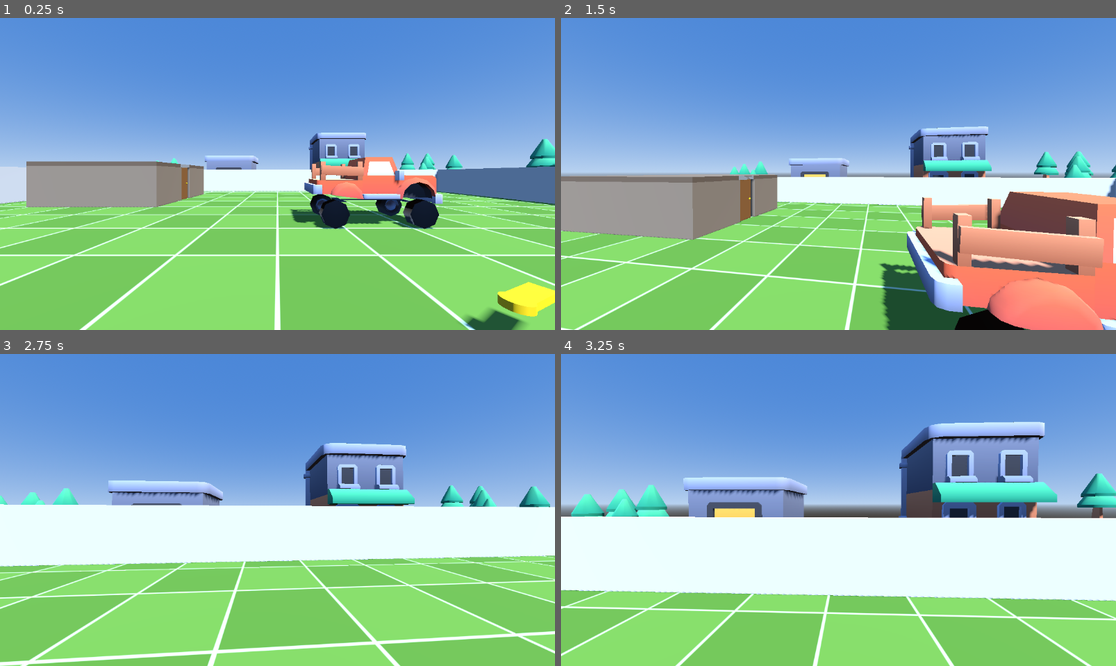
Above: before the commit, frames 1-4 (two rows, left to right).
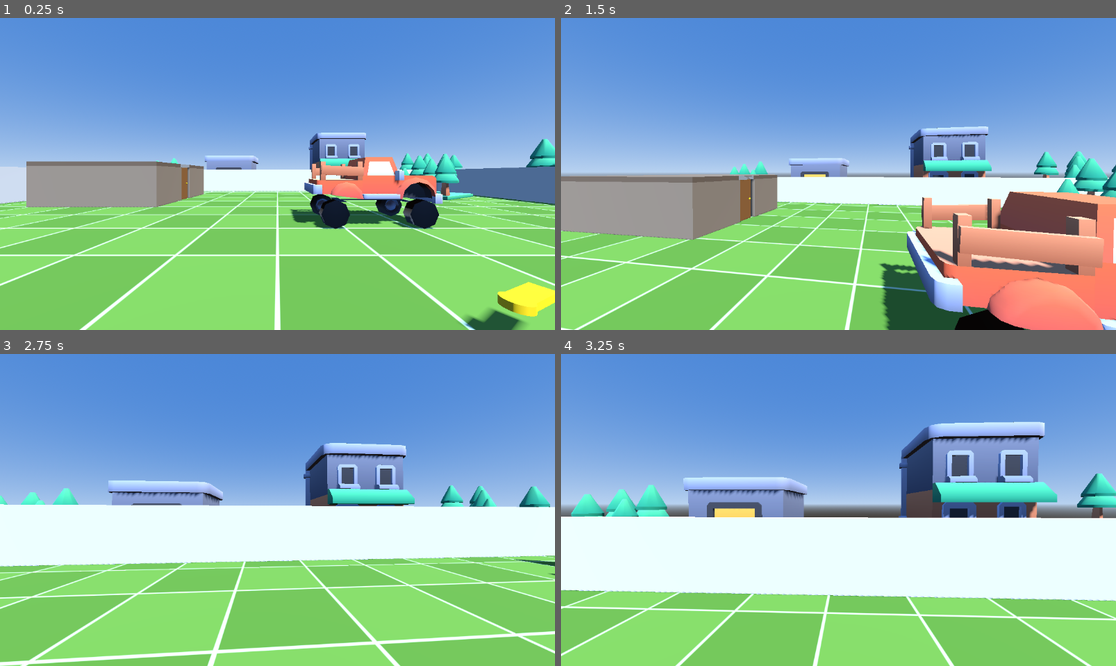
Above: after the commit, the same moments.

Repository: krasking94/GodotAI
Game: Godot game, scene res://scenes/yard.tscn
Same seed, same stepped clock (60 frames per second), same inputs: the game is played once before the commit and once after it.
Inputs (mouse positions are in pixels of both pictures, inside the frame that each line leads up to):
- Up to frame 1 (0.25 s): no input
- Up to frame 2 (1.5 s): tap Enter at 0.5 s; move the mouse to (866, 174) at 0.52 s; hold R 0.53-1.28 s; hold W from 0.53 s (still down); tap Space at 0.77 s; move the mouse to (810, 174) at 1.27 s; tap E at 1.35 s
- Up to frame 3 (2.75 s): keep holding W; tap Space at 1.52 s; move the mouse to (288, 503) at 2.02 s; hold Shift from 2.03 s (still down)
- Up to frame 4 (3.25 s): keep holding W; move the mouse to (832, 516) at 2.77 s; release Shift at 2.78 s; tap R at 2.85 s; tap Space at 3.02 s

The runs differ from the first frame. In frame 1, 0.6% of the frame differs, in the area x 72-86%, y 43-59%; in frame 2, 0.7%, in the area x 89-100%, y 44-58%; in frame 3, less than 0.1%; in frame 4, nothing differs.

Commit message:
Этап C, срез 2: твёрдые модели — фонтан и деревья внутри двора
game/prop.gd на корне экземпляра .glb строит при запуске точные формы
столкновений по мешам модели (create_trimesh_collision); solid=false
оставляет декорацию без форм. Во дворе фонтан и два новых дерева
внутри стен твёрдые, домики и деревья снаружи — нет.
Проверено headless: персонаж упирается в фонтан и дерево.

Co-Authored-By: Claude Fable 5.1 <noreply@anthropic.com>
Claude-Session: https://claude.ai/code/session_01D6HxsZd3ucF4daBZgGArQk

Diff:
--- /dev/null
+++ b/game/prop.gd
@@ -0,0 +1,20 @@
+extends Node3D
+
+## Декорация из готовой модели (glTF), в которую нельзя пройти: при запуске каждому мешу модели
+## добавляется точная форма столкновений по его геометрии (create_trimesh_collision), так что
+## персонаж и машина упираются в фонтан, домик или дерево, а не проходят сквозь них.
+## Вешается на корень экземпляра модели: {"op": "instance", "scene": "res://assets/kenney/city/pavement-fountain.glb",
+## "props": {"script": "res://game/prop.gd"}}. solid = false оставляет модель «призраком» (декорация вдали).
+## В выводе строка «Предмет «Fountain»: столкновения для N мешей», по ней ИИ видит, что формы созданы.
+
+@export var solid := true
+
+
+func _ready() -> void:
+	if not solid:
+		return
+	var count := 0
+	for mesh in find_children("*", "MeshInstance3D", true, false):
+		(mesh as MeshInstance3D).create_trimesh_collision()
+		count += 1
+	print("Предмет «%s»: столкновения для %d мешей" % [name, count])
--- a/scenes/yard.tscn
+++ b/scenes/yard.tscn
@@ -15,6 +15,7 @@
 [ext_resource type="Script" uid="uid://bpx6yd3c6b1pc" path="res://game/save_manager.gd" id="13_bku8j"]
 [ext_resource type="Script" uid="uid://cssh2poptibyp" path="res://game/pause_menu.gd" id="14_abdi2"]
 [ext_resource type="PackedScene" uid="uid://d22liwempgjn3" path="res://assets/kenney/city/building-small-a.glb" id="15_ww0r3"]
+[ext_resource type="Script" uid="uid://bccy76eaw160i" path="res://game/prop.gd" id="16_dp27a"]
 [ext_resource type="PackedScene" uid="uid://bwfx6wci0i1ee" path="res://assets/kenney/city/building-small-b.glb" id="16_s6g1y"]
 [ext_resource type="PackedScene" uid="uid://domli27pleghx" path="res://assets/kenney/city/building-small-c.glb" id="17_dp27a"]
 [ext_resource type="PackedScene" uid="uid://bcnxvuwjdmlxk" path="res://assets/kenney/city/building-small-d.glb" id="18_inla5"]
@@ -32,22 +33,12 @@
 shader_parameter/cell = 2.0
 shader_parameter/line_width = 0.06
 
-[sub_resource type="PlaneMesh" id="PlaneMesh_s6g1y"]
-material = SubResource("ShaderMaterial_ww0r3")
+[sub_resource type="PlaneMesh" id="PlaneMesh_h3qbg"]
+material = SubResource("ShaderMaterial_inla5")
 size = Vector2(30, 30)
 
-[sub_resource type="BoxShape3D" id="BoxShape3D_dp27a"]
+[sub_resource type="BoxShape3D" id="BoxShape3D_c7pkx"]
 size = Vector3(30, 0.2, 30)
-
-[sub_resource type="StandardMaterial3D" id="StandardMaterial3D_inla5"]
-albedo_color = Color(0.8392157, 0.8392157, 0.8392157, 1)
-
-[sub_resource type="BoxMesh" id="BoxMesh_h3qbg"]
-material = SubResource("StandardMaterial3D_inla5")
-size = Vector3(30.3, 2, 0.3)
-
-[sub_resource type="BoxShape3D" id="BoxShape3D_c7pkx"]
-size = Vector3(30.3, 2, 0.3)
 
 [sub_resource type="StandardMaterial3D" id="StandardMaterial3D_jwolp"]
 albedo_color = Color(0.8392157, 0.8392157, 0.8392157, 1)
@@ -64,10 +55,10 @@
 
 [sub_resource type="BoxMesh" id="BoxMesh_0knqs"]
 material = SubResource("StandardMaterial3D_8sqyj")
-size = Vector3(0.3, 2, 30)
+size = Vector3(30.3, 2, 0.3)
 
 [sub_resource type="BoxShape3D" id="BoxShape3D_4iv1a"]
-size = Vector3(0.3, 2, 30)
+size = Vector3(30.3, 2, 0.3)
 
 [sub_resource type="StandardMaterial3D" id="StandardMaterial3D_m6wr8"]
 albedo_color = Color(0.8392157, 0.8392157, 0.8392157, 1)
@@ -80,14 +71,14 @@
 size = Vector3(0.3, 2, 30)
 
 [sub_resource type="StandardMaterial3D" id="StandardMaterial3D_8i7i7"]
-albedo_color = Color(0.5529412, 0.48235294, 0.40784314, 1)
+albedo_color = Color(0.8392157, 0.8392157, 0.8392157, 1)
 
 [sub_resource type="BoxMesh" id="BoxMesh_8s3yj"]
 material = SubResource("StandardMaterial3D_8i7i7")
-size = Vector3(6.3, 2, 0.3)
+size = Vector3(0.3, 2, 30)
 
 [sub_resource type="BoxShape3D" id="BoxShape3D_cl0d2"]
-size = Vector3(6.3, 2, 0.3)
+size = Vector3(0.3, 2, 30)
 
 [sub_resource type="StandardMaterial3D" id="StandardMaterial3D_57nd7"]
 albedo_color = Color(0.5529412, 0.48235294, 0.40784314, 1)
@@ -104,20 +95,20 @@
 
 [sub_resource type="BoxMesh" id="BoxMesh_6oach"]
 material = SubResource("StandardMaterial3D_oc7tn")
-size = Vector3(0.3, 2, 6)
+size = Vector3(6.3, 2, 0.3)
 
 [sub_resource type="BoxShape3D" id="BoxShape3D_3k1kn"]
-size = Vector3(0.3, 2, 6)
+size = Vector3(6.3, 2, 0.3)
 
 [sub_resource type="StandardMaterial3D" id="StandardMaterial3D_ueyqa"]
 albedo_color = Color(0.5529412, 0.48235294, 0.40784314, 1)
 
 [sub_resource type="BoxMesh" id="BoxMesh_36wff"]
 material = SubResource("StandardMaterial3D_ueyqa")
-size = Vector3(0.3, 2, 2.4)
+size = Vector3(0.3, 2, 6)
 
 [sub_resource type="BoxShape3D" id="BoxShape3D_vkdtb"]
-size = Vector3(0.3, 2, 2.4)
+size = Vector3(0.3, 2, 6)
 
 [sub_resource type="StandardMaterial3D" id="StandardMaterial3D_f8sjg"]
 albedo_color = Color(0.5529412, 0.48235294, 0.40784314, 1)
@@ -130,143 +121,153 @@
 size = Vector3(0.3, 2, 2.4)
 
 [sub_resource type="StandardMaterial3D" id="StandardMaterial3D_bd664"]
-albedo_color = Color(0.43137255, 0.35686275, 0.2901961, 1)
+albedo_color = Color(0.5529412, 0.48235294, 0.40784314, 1)
 
 [sub_resource type="BoxMesh" id="BoxMesh_sbb3t"]
 material = SubResource("StandardMaterial3D_bd664")
+size = Vector3(0.3, 2, 2.4)
+
+[sub_resource type="BoxShape3D" id="BoxShape3D_noe4s"]
+size = Vector3(0.3, 2, 2.4)
+
+[sub_resource type="StandardMaterial3D" id="StandardMaterial3D_rfmk0"]
+albedo_color = Color(0.43137255, 0.35686275, 0.2901961, 1)
+
+[sub_resource type="BoxMesh" id="BoxMesh_h0et0"]
+material = SubResource("StandardMaterial3D_rfmk0")
 size = Vector3(6.3, 0.2, 6.3)
 
-[sub_resource type="ProceduralSkyMaterial" id="ProceduralSkyMaterial_noe4s"]
+[sub_resource type="ProceduralSkyMaterial" id="ProceduralSkyMaterial_vp8kn"]
 sky_top_color = Color(0.2901961, 0.5254902, 0.84705883, 1)
 sky_horizon_color = Color(0.72156864, 0.8235294, 0.9411765, 1)
 ground_horizon_color = Color(0.72156864, 0.8235294, 0.9411765, 1)
 
-[sub_resource type="Sky" id="Sky_rfmk0"]
-sky_material = SubResource("ProceduralSkyMaterial_noe4s")
-
-[sub_resource type="Environment" id="Environment_h0et0"]
+[sub_resource type="Sky" id="Sky_hm3pw"]
+sky_material = SubResource("ProceduralSkyMaterial_vp8kn")
+
+[sub_resource type="Environment" id="Environment_ptw7g"]
 background_mode = 2
-sky = SubResource("Sky_rfmk0")
+sky = SubResource("Sky_hm3pw")
 ambient_light_source = 3
 ambient_light_energy = 1.3
 
-[sub_resource type="CapsuleShape3D" id="CapsuleShape3D_vp8kn"]
+[sub_resource type="CapsuleShape3D" id="CapsuleShape3D_ne1rn"]
 radius = 0.4
 height = 1.8
 
-[node name="Yard" type="Node3D" unique_id=1355020567]
+[node name="Yard" type="Node3D" unique_id=1314969383]
 script = ExtResource("1_e7vks")
 
-[node name="Ground" type="StaticBody3D" parent="." unique_id=662051531]
-
-[node name="Mesh" type="MeshInstance3D" parent="Ground" unique_id=594670972]
-mesh = SubResource("PlaneMesh_s6g1y")
-
-[node name="Shape" type="CollisionShape3D" parent="Ground" unique_id=2039888789]
+[node name="Ground" type="StaticBody3D" parent="." unique_id=1327220439]
+
+[node name="Mesh" type="MeshInstance3D" parent="Ground" unique_id=220496797]
+mesh = SubResource("PlaneMesh_h3qbg")
+
+[node name="Shape" type="CollisionShape3D" parent="Ground" unique_id=1920153775]
 transform = Transform3D(1, 0, 0, 0, 1, 0, 0, 0, 1, 0, -0.1, 0)
-shape = SubResource("BoxShape3D_dp27a")
-
-[node name="WallNorth" type="StaticBody3D" parent="." unique_id=39470137]
+shape = SubResource("BoxShape3D_c7pkx")
+
+[node name="WallNorth" type="StaticBody3D" parent="." unique_id=1270407565]
 transform = Transform3D(1, 0, 0, 0, 1, 0, 0, 0, 1, 0, 1, -15)
 
-[node name="Mesh" type="MeshInstance3D" parent="WallNorth" unique_id=1969872539]
-mesh = SubResource("BoxMesh_h3qbg")
-
-[node name="Shape" type="CollisionShape3D" parent="WallNorth" unique_id=448194094]
-shape = SubResource("BoxShape3D_c7pkx")
-
-[node name="WallSouth" type="StaticBody3D" parent="." unique_id=1584951674]
+[node name="Mesh" type="MeshInstance3D" parent="WallNorth" unique_id=627082416]
+mesh = SubResource("BoxMesh_aqhp8")
+
+[node name="Shape" type="CollisionShape3D" parent="WallNorth" unique_id=1658752108]
+shape = SubResource("BoxShape3D_wo4lh")
+
+[node name="WallSouth" type="StaticBody3D" parent="." unique_id=461767243]
 transform = Transform3D(1, 0, 0, 0, 1, 0, 0, 0, 1, 0, 1, 15)
 
-[node name="Mesh" type="MeshInstance3D" parent="WallSouth" unique_id=233317086]
-mesh = SubResource("BoxMesh_aqhp8")
-
-[node name="Shape" type="CollisionShape3D" parent="WallSouth" unique_id=1236483271]
-shape = SubResource("BoxShape3D_wo4lh")
-
-[node name="WallEast" type="StaticBody3D" parent="." unique_id=253729990]
+[node name="Mesh" type="MeshInstance3D" parent="WallSouth" unique_id=89357869]
+mesh = SubResource("BoxMesh_0knqs")
+
+[node name="Shape" type="CollisionShape3D" parent="WallSouth" unique_id=1684936868]
+shape = SubResource("BoxShape3D_4iv1a")
+
+[node name="WallEast" type="StaticBody3D" parent="." unique_id=1932898083]
 transform = Transform3D(1, 0, 0, 0, 1, 0, 0, 0, 1, 15, 1, 0)
 
-[node name="Mesh" type="MeshInstance3D" parent="WallEast" unique_id=514924214]
-mesh = SubResource("BoxMesh_0knqs")
-
-[node name="Shape" type="CollisionShape3D" parent="WallEast" unique_id=1901350348]
-shape = SubResource("BoxShape3D_4iv1a")
-
-[node name="WallWest" type="StaticBody3D" parent="." unique_id=2104926142]
+[node name="Mesh" type="MeshInstance3D" parent="WallEast" unique_id=1249257200]
+mesh = SubResource("BoxMesh_xd6nr")
+
+[node name="Shape" type="CollisionShape3D" parent="WallEast" unique_id=1696146736]
+shape = SubResource("BoxShape3D_cpjyy")
+
+[node name="WallWest" type="StaticBody3D" parent="." unique_id=990244723]
 transform = Transform3D(1, 0, 0, 0, 1, 0, 0, 0, 1, -15, 1, 0)
 
-[node name="Mesh" type="MeshInstance3D" parent="WallWest" unique_id=930341419]
-mesh = SubResource("BoxMesh_xd6nr")
-
-[node name="Shape" type="CollisionShape3D" parent="WallWest" unique_id=905933675]
-shape = SubResource("BoxShape3D_cpjyy")
-
-[node name="ShedNorth" type="StaticBody3D" parent="." unique_id=651131605]
+[node name="Mesh" type="MeshInstance3D" parent="WallWest" unique_id=600388174]
+mesh = SubResource("BoxMesh_8s3yj")
+
+[node name="Shape" type="CollisionShape3D" parent="WallWest" unique_id=2125794109]
+shape = SubResource("BoxShape3D_cl0d2")
+
+[node name="ShedNorth" type="StaticBody3D" parent="." unique_id=5276317]
 transform = Transform3D(1, 0, 0, 0, 1, 0, 0, 0, 1, -9, 1, -12)
 
-[node name="Mesh" type="MeshInstance3D" parent="ShedNorth" unique_id=1144187481]
-mesh = SubResource("BoxMesh_8s3yj")
-
-[node name="Shape" type="CollisionShape3D" parent="ShedNorth" unique_id=1834581491]
-shape = SubResource("BoxShape3D_cl0d2")
-
-[node name="ShedSouth" type="StaticBody3D" parent="." unique_id=89897229]
+[node name="Mesh" type="MeshInstance3D" parent="ShedNorth" unique_id=537594270]
+mesh = SubResource("BoxMesh_m4rmd")
+
+[node name="Shape" type="CollisionShape3D" parent="ShedNorth" unique_id=968873743]
+shape = SubResource("BoxShape3D_egmj0")
+
+[node name="ShedSouth" type="StaticBody3D" parent="." unique_id=19011556]
 transform = Transform3D(1, 0, 0, 0, 1, 0, 0, 0, 1, -9, 1, -6)
 
-[node name="Mesh" type="MeshInstance3D" parent="ShedSouth" unique_id=318729071]
-mesh = SubResource("BoxMesh_m4rmd")
-
-[node name="Shape" type="CollisionShape3D" parent="ShedSouth" unique_id=2060410110]
-shape = SubResource("BoxShape3D_egmj0")
-
-[node name="ShedWest" type="StaticBody3D" parent="." unique_id=1847890575]
+[node name="Mesh" type="MeshInstance3D" parent="ShedSouth" unique_id=258485400]
+mesh = SubResource("BoxMesh_6oach")
+
+[node name="Shape" type="CollisionShape3D" parent="ShedSouth" unique_id=1708984145]
+shape = SubResource("BoxShape3D_3k1kn")
+
+[node name="ShedWest" type="StaticBody3D" parent="." unique_id=581208967]
 transform = Transform3D(1, 0, 0, 0, 1, 0, 0, 0, 1, -12, 1, -9)
 
-[node name="Mesh" type="MeshInstance3D" parent="ShedWest" unique_id=1393731017]
-mesh = SubResource("BoxMesh_6oach")
-
-[node name="Shape" type="CollisionShape3D" parent="ShedWest" unique_id=1076636766]
-shape = SubResource("BoxShape3D_3k1kn")
-
-[node name="ShedEastNorth" type="StaticBody3D" parent="." unique_id=1124134682]
+[node name="Mesh" type="MeshInstance3D" parent="ShedWest" unique_id=1929455233]
+mesh = SubResource("BoxMesh_36wff")
+
+[node name="Shape" type="CollisionShape3D" parent="ShedWest" unique_id=910184674]
+shape = SubResource("BoxShape3D_vkdtb")
+
+[node name="ShedEastNorth" type="StaticBody3D" parent="." unique_id=1726881812]
 transform = Transform3D(1, 0, 0, 0, 1, 0, 0, 0, 1, -6, 1, -10.8)
 
-[node name="Mesh" type="MeshInstance3D" parent="ShedEastNorth" unique_id=1412091194]
-mesh = SubResource("BoxMesh_36wff")
-
-[node name="Shape" type="CollisionShape3D" parent="ShedEastNorth" unique_id=922751554]
-shape = SubResource("BoxShape3D_vkdtb")
-
-[node name="ShedEastSouth" type="StaticBody3D" parent="." unique_id=1899039830]
+[node name="Mesh" type="MeshInstance3D" parent="ShedEastNorth" unique_id=1857085735]
+mesh = SubResource("BoxMesh_27nqw")
+
+[node name="Shape" type="CollisionShape3D" parent="ShedEastNorth" unique_id=685343429]
+shape = SubResource("BoxShape3D_lixlq")
+
+[node name="ShedEastSouth" type="StaticBody3D" parent="." unique_id=2136470222]
 transform = Transform3D(1, 0, 0, 0, 1, 0, 0, 0, 1, -6, 1, -7.2)
 
-[node name="Mesh" type="MeshInstance3D" parent="ShedEastSouth" unique_id=1898924712]
-mesh = SubResource("BoxMesh_27nqw")
-
-[node name="Shape" type="CollisionShape3D" parent="ShedEastSouth" unique_id=84382546]
-shape = SubResource("BoxShape3D_lixlq")
-
-[node name="ShedRoof" type="MeshInstance3D" parent="." unique_id=529930166]
+[node name="Mesh" type="MeshInstance3D" parent="ShedEastSouth" unique_id=244771567]
+mesh = SubResource("BoxMesh_sbb3t")
+
+[node name="Shape" type="CollisionShape3D" parent="ShedEastSouth" unique_id=793517402]
+shape = SubResource("BoxShape3D_noe4s")
+
+[node name="ShedRoof" type="MeshInstance3D" parent="." unique_id=1446928165]
 transform = Transform3D(1, 0, 0, 0, 1, 0, 0, 0, 1, -9, 2.1, -9)
-mesh = SubResource("BoxMesh_sbb3t")
-
-[node name="Lamp" type="DirectionalLight3D" parent="." unique_id=353635979]
+mesh = SubResource("BoxMesh_h0et0")
+
+[node name="Lamp" type="DirectionalLight3D" parent="." unique_id=270430131]
 transform = Transform3D(0.8660254, -0.38302222, 0.32139382, 0, 0.64278764, 0.76604444, -0.5, -0.66341394, 0.5566704, 0, 6, 0)
 shadow_enabled = true
 
-[node name="Sky" type="WorldEnvironment" parent="." unique_id=984207487]
-environment = SubResource("Environment_h0et0")
-
-[node name="Player" type="CharacterBody3D" parent="." unique_id=1971808782]
+[node name="Sky" type="WorldEnvironment" parent="." unique_id=1127056148]
+environment = SubResource("Environment_ptw7g")
+
+[node name="Player" type="CharacterBody3D" parent="." unique_id=1097410382]
 transform = Transform3D(1, 0, 0, 0, 1, 0, 0, 0, 1, 0, 1, 4)
 script = ExtResource("2_e3kx7")
 drive_camera = NodePath("../ChaseCamera")
 
-[node name="Shape" type="CollisionShape3D" parent="Player" unique_id=989641066]
-shape = SubResource("CapsuleShape3D_vp8kn")
-
-[node name="Camera" type="Camera3D" parent="Player" unique_id=116949170]
+[node name="Shape" type="CollisionShape3D" parent="Player" unique_id=1931507862]
+shape = SubResource("CapsuleShape3D_ne1rn")
+
+[node name="Camera" type="Camera3D" parent="Player" unique_id=848312699]
 transform = Transform3D(1, 0, 0, 0, 1, 0, 0, 0, 1, 0, 0.7, 0)
 current = true
 
@@ -278,7 +279,7 @@
 script = ExtResource("4_gkmhu")
 active = false
 
-[node name="ChaseCamera" type="Camera3D" parent="." unique_id=1693240522]
+[node name="ChaseCamera" type="Camera3D" parent="." unique_id=1770962006]
 script = ExtResource("5_0xw55")
 target = NodePath("../Car")
 
@@ -296,41 +297,70 @@
 script = ExtResource("12_6cedn")
 target = NodePath("../Lamp")
 
-[node name="SaveManager" type="Node" parent="." unique_id=635022991]
+[node name="SaveManager" type="Node" parent="." unique_id=806835160]
 script = ExtResource("13_bku8j")
 
-[node name="PauseMenu" type="CanvasLayer" parent="." unique_id=415416763]
+[node name="PauseMenu" type="CanvasLayer" parent="." unique_id=1956857778]
 script = ExtResource("14_abdi2")
 
 [node name="HouseA" type="Node3D" parent="." unique_id=836252246 instance=ExtResource("15_ww0r3")]
 transform = Transform3D(7, 0, 0, 0, 7, 0, 0, 0, 7, -24, 0, -6)
+script = ExtResource("16_dp27a")
+solid = false
 
 [node name="HouseB" type="Node3D" parent="." unique_id=1818481587 instance=ExtResource("16_s6g1y")]
 transform = Transform3D(7, 0, 0, 0, 7, 0, 0, 0, 7, -24, 0, 4)
+script = ExtResource("16_dp27a")
+solid = false
 
 [node name="HouseC" type="Node3D" parent="." unique_id=1035787117 instance=ExtResource("17_dp27a")]
 transform = Transform3D(-7, 0, -6.119594e-07, 0, 7, 0, 6.119594e-07, 0, -7, 24, 0, -2)
+script = ExtResource("16_dp27a")
+solid = false
 
 [node name="HouseD" type="Node3D" parent="." unique_id=173840832 instance=ExtResource("18_inla5")]
 transform = Transform3D(7, 0, 0, 0, 7, 0, 0, 0, 7, 8, 0, -24)
+script = ExtResource("16_dp27a")
+solid = false
 
 [node name="Garage" type="Node3D" parent="." unique_id=930960880 instance=ExtResource("19_h3qbg")]
 transform = Transform3D(7, 0, 0, 0, 7, 0, 0, 0, 7, -6, 0, -24)
+script = ExtResource("16_dp27a")
+solid = false
 
 [node name="TreesNE" type="Node3D" parent="." unique_id=531804180 instance=ExtResource("20_c7pkx")]
 transform = Transform3D(6, 0, 0, 0, 6, 0, 0, 0, 6, 24, 0, -12)
+script = ExtResource("16_dp27a")
+solid = false
 
 [node name="TreesSE" type="Node3D" parent="." unique_id=357522102 instance=ExtResource("21_jwolp")]
 transform = Transform3D(-2.6226832e-07, 0, 6, 0, 6, 0, -6, 0, -2.6226832e-07, 24, 0, 10)
-
-[node name="TreesSW" type="Node3D" parent="." unique_id=803434070 instance=ExtResource("20_c7pkx")]
+script = ExtResource("16_dp27a")
+solid = false
+
+[node name="TreesSW" type="Node3D" parent="." unique_id=151369941 instance=ExtResource("20_c7pkx")]
 transform = Transform3D(6, 0, 0, 0, 6, 0, 0, 0, 6, -24, 0, 12)
-
-[node name="TreesNW" type="Node3D" parent="." unique_id=1404620760 instance=ExtResource("21_jwolp")]
+script = ExtResource("16_dp27a")
+solid = false
+
+[node name="TreesNW" type="Node3D" parent="." unique_id=1609022679 instance=ExtResource("21_jwolp")]
 transform = Transform3D(6, 0, 0, 0, 6, 0, 0, 0, 6, -16, 0, -24)
-
-[node name="TreesN" type="Node3D" parent="." unique_id=287209563 instance=ExtResource("20_c7pkx")]
+script = ExtResource("16_dp27a")
+solid = false
+
+[node name="TreesN" type="Node3D" parent="." unique_id=759263916 instance=ExtResource("20_c7pkx")]
 transform = Transform3D(6, 0, 0, 0, 6, 0, 0, 0, 6, 20, 0, -24)
+script = ExtResource("16_dp27a")
+solid = false
 
 [node name="Fountain" type="Node3D" parent="." unique_id=1565907507 instance=ExtResource("22_aqhp8")]
 transform = Transform3D(5, 0, 0, 0, 5, 0, 0, 0, 5, 10, 0.02, 9)
+script = ExtResource("16_dp27a")
+
+[node name="TreesYardA" type="Node3D" parent="." unique_id=1739547629 instance=ExtResource("21_jwolp")]
+transform = Transform3D(3.4641016, 0, 2, 0, 4, 0, -2, 0, 3.4641016, -11, 0.02, 11)
+script = ExtResource("16_dp27a")
+
+[node name="TreesYardB" type="Node3D" parent="." unique_id=2147046645 instance=ExtResource("20_c7pkx")]
+transform = Transform3D(1.9999999, 0, -3.4641018, 0, 4, 0, 3.4641018, 0, 1.9999999, 11, 0.02, -11)
+script = ExtResource("16_dp27a")
--- a/tools/enginectl/examples/yard.json
+++ b/tools/enginectl/examples/yard.json
@@ -1,5 +1,5 @@
 {
-  "phrase": "Сделай двор под открытым небом: клетчатое поле  …(313 unchanged characters)… мики и деревья из готовых моделей Kenney",
+  "phrase": "Сделай двор под открытым небом: клетчатое поле  …(313 unchanged characters)… мики и деревья из готовых моделей Kenney; в фонтан и деревья внутри двора нельзя пройти",
   "scene": {
     "path": "res://scenes/yard.tscn",
     "root_type": "Node3D",
@@ -685,7 +685,9 @@
           7,
           7,
           7
-        ]
+        ],
+        "script": "res://game/prop.gd",
+        "solid": false
       }
     },
     {
@@ -708,7 +710,9 @@
           7,
           7,
           7
-        ]
+        ],
+        "script": "res://game/prop.gd",
+        "solid": false
       }
     },
     {
@@ -731,7 +735,9 @@
           7,
           7,
           7
-        ]
+        ],
+        "script": "res://game/prop.gd",
+        "solid": false
       }
     },
     {
@@ -754,7 +760,9 @@
           7,
           7,
           7
-        ]
+        ],
+        "script": "res://game/prop.gd",
+        "solid": false
       }
     },
     {
@@ -777,7 +785,9 @@
           7,
           7,
           7
-        ]
+        ],
+        "script": "res://game/prop.gd",
+        "solid": false
       }
     },
     {
@@ -800,7 +810,9 @@
           6,
           6,
           6
-        ]
+        ],
+        "script": "res://game/prop.gd",
+        "solid": false
       }
     },
     {
@@ -823,7 +835,9 @@
           6,
           6,
           6
-        ]
+        ],
+        "script": "res://game/prop.gd",
+        "solid": false
       }
     },
     {
@@ -846,7 +860,9 @@
           6,
           6,
           6
-        ]
+        ],
+        "script": "res://game/prop.gd",
+        "solid": false
       }
     },
     {
@@ -869,7 +885,9 @@
           6,
           6,
           6
-        ]
+        ],
+        "script": "res://game/prop.gd",
+        "solid": false
       }
     },
     {
@@ -892,7 +910,9 @@
           6,
           6,
           6
-        ]
+        ],
+        "script": "res://game/prop.gd",
+        "solid": false
       }
     },
     {
@@ -915,7 +935,56 @@
           5,
           5,
           5
-        ]
+        ],
+        "script": "res://game/prop.gd"
+      }
+    },
+    {
+      "op": "instance",
+      "parent": ".",
+      "name": "TreesYardA",
+      "scene": "res://assets/kenney/city/grass-trees.glb",
+      "props": {
+        "position": [
+          -11,
+          0.02,
+          11
+        ],
+        "rotation_degrees": [
+          0,
+          30,
+          0
+        ],
+        "scale": [
+          4,
+          4,
+          4
+        ],
+        "script": "res://game/prop.gd"
+      }
+    },
+    {
+      "op": "instance",
+      "parent": ".",
+      "name": "TreesYardB",
+      "scene": "res://assets/kenney/city/grass-trees-tall.glb",
+      "props": {
+        "position": [
+          11,
+          0.02,
+          -11
+        ],
+        "rotation_degrees": [
+          0,
+          -60,
+          0
+        ],
+        "scale": [
+          4,
+          4,
+          4
+        ],
+        "script": "res://game/prop.gd"
       }
     },
     {
Not shown, added: game/prop.gd.uid
Not shown: 1 places in scenes/yard.tscn that only renumber resources
Not shown, changed: README.md
Not shown, changed: docs/AI_PROTOCOL.md
Not shown, changed: docs/DECISIONS.md
Not shown, changed: docs/HANDOFF.md
Not shown, changed: docs/STATUS.md
